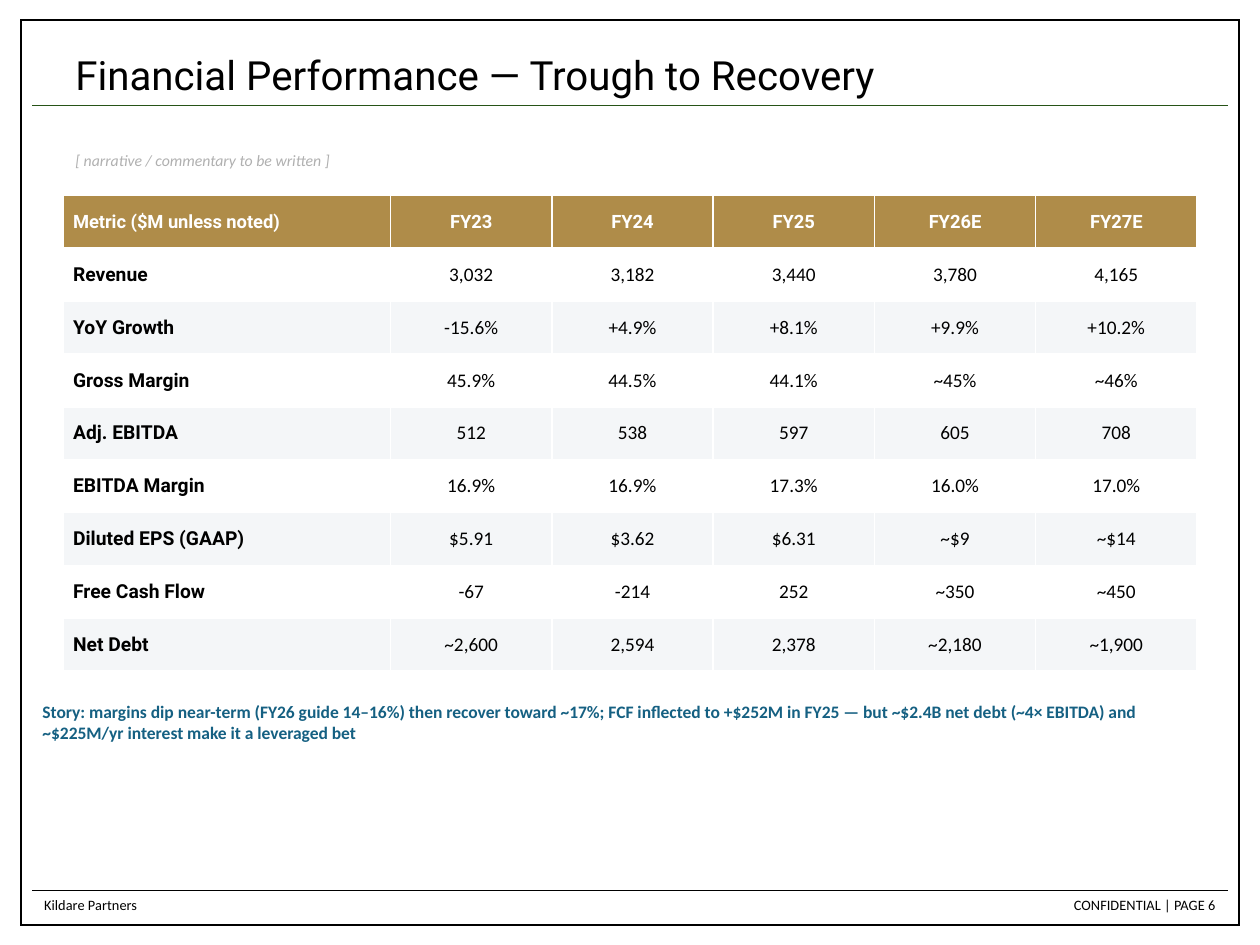
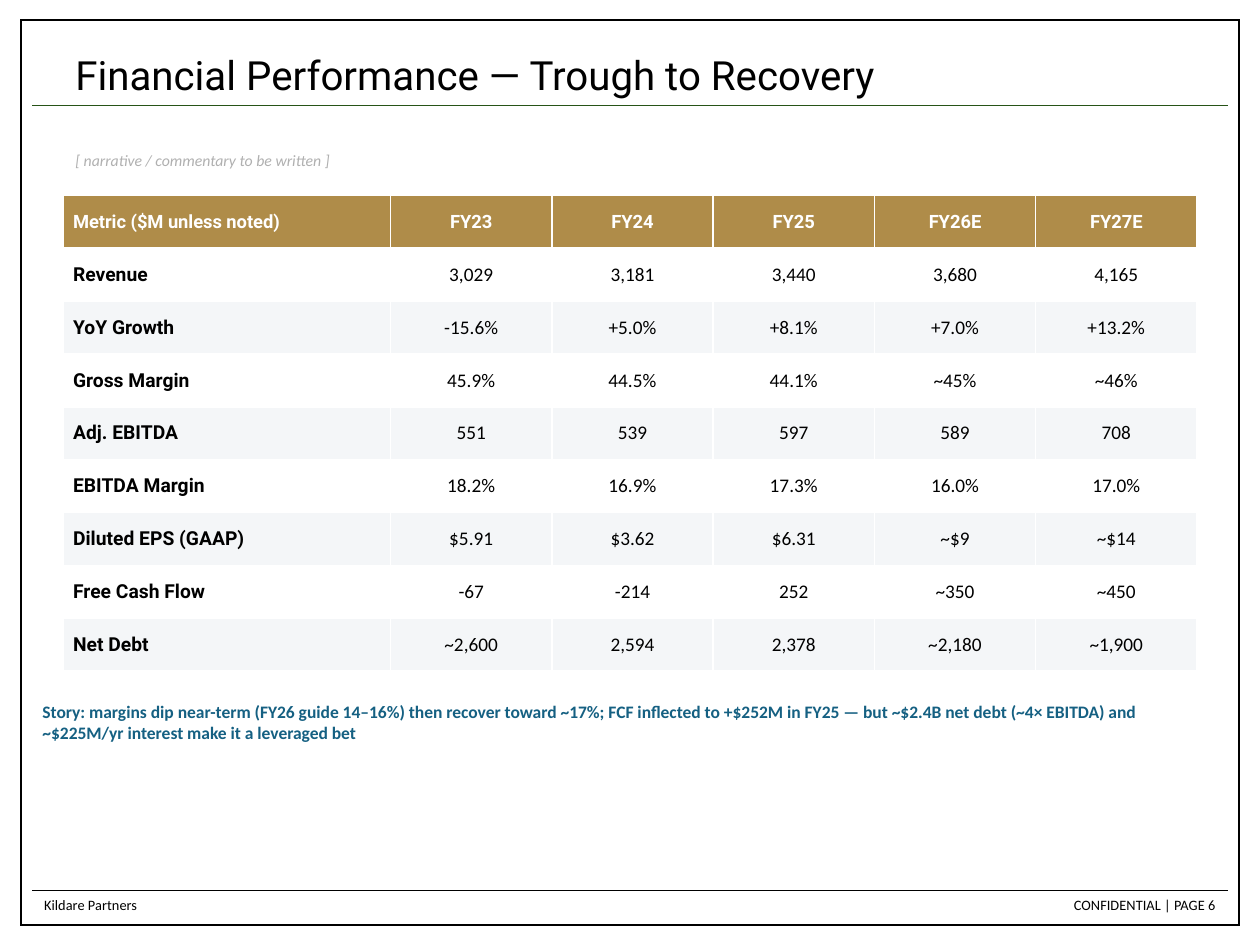
Before and after one commit to dchen88888/Nike-Stock-Pitch, a slide deck: slide 6 of RH_Stock_Pitch_updated.pptx. Drawn at 1260x945 pixels with LibreOffice and Linux fonts; fonts in the diff are those of the drawing. Boxes give left, top, right and bottom in pixels: in the first picture for what was removed or moved away, otherwise in the second. Text is boxed around its words. In the diff, an @@ line names an element or a change of style, - is before the commit and + after.

```diff
--- a/RH_Stock_Pitch_updated.pptx
+++ b/RH_Stock_Pitch_updated.pptx
@@ table at box(63, 195, 1197, 672) @@
-row 2: Revenue | 3,032 | 3,182 | 3,440 | 3,780 | 4,165
+row 2: Revenue | 3,029 | 3,181 | 3,440 | 3,680 | 4,165
-row 3: YoY Growth | -15.6% | +4.9% | +8.1% | +9.9% | +10.2%
+row 3: YoY Growth | -15.6% | +5.0% | +8.1% | +7.0% | +13.2%
-row 5: Adj. EBITDA | 512 | 538 | 597 | 605 | 708
+row 5: Adj. EBITDA | 551 | 539 | 597 | 589 | 708
-row 6, column 2: 16.9%
+row 6, column 2: 18.2%
```
Also in this commit, not shown: 1 other file.
